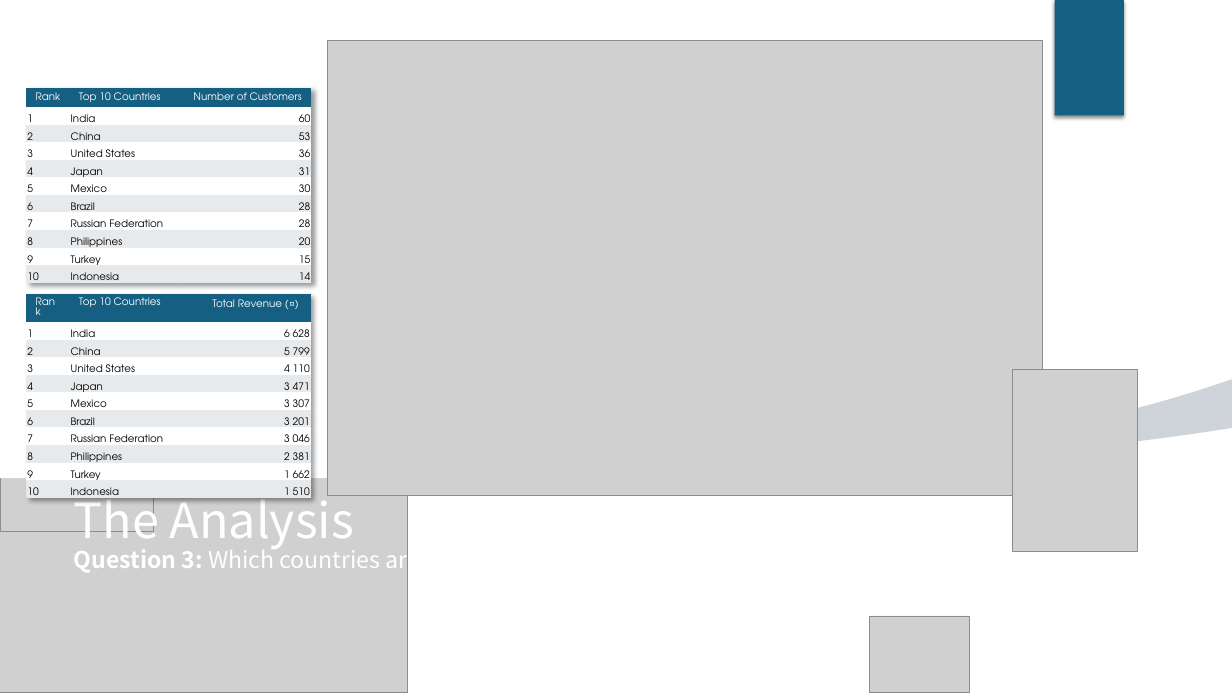
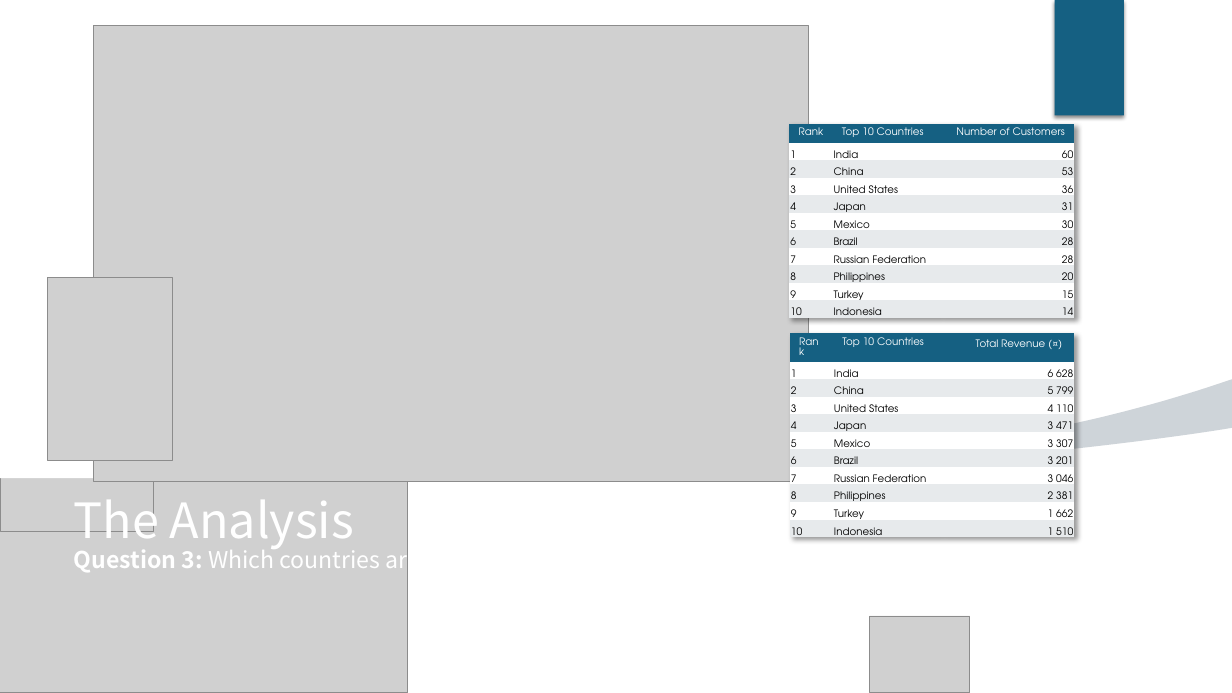
Before and after one commit to davidgriesel/03_streaming_service_database_queries, a slide deck: slide 8 of deliverables/presentation.pptx. Drawn at 1232x693 pixels with LibreOffice and Linux fonts; fonts in the diff are those of the drawing; grey boxes stand for pictures; background and template pictures are left out. Boxes give left, top, right and bottom in pixels: in the first picture for what was removed or moved away, otherwise in the second. Text is boxed around its words. In the diff, an @@ line names an element or a change of style, - is before the commit and + after.

```diff
--- a/deliverables/presentation.pptx
+++ b/deliverables/presentation.pptx
@@ picture moved from (x1=328, y1=40, x2=1043, y2=495) to (x1=94, y1=26, x2=810, y2=482) @@
@@ table resized from (x1=27, y1=88, x2=311, y2=290) to (x1=789, y1=124, x2=1074, y2=398) @@
@@ picture moved from (x1=1013, y1=370, x2=1138, y2=552) to (x1=47, y1=278, x2=172, y2=460) @@
@@ table moved from (x1=27, y1=294, x2=311, y2=505) to (x1=790, y1=333, x2=1075, y2=544) @@
```
Also in this commit, not shown: 5 other slides changed, 1 other file.
